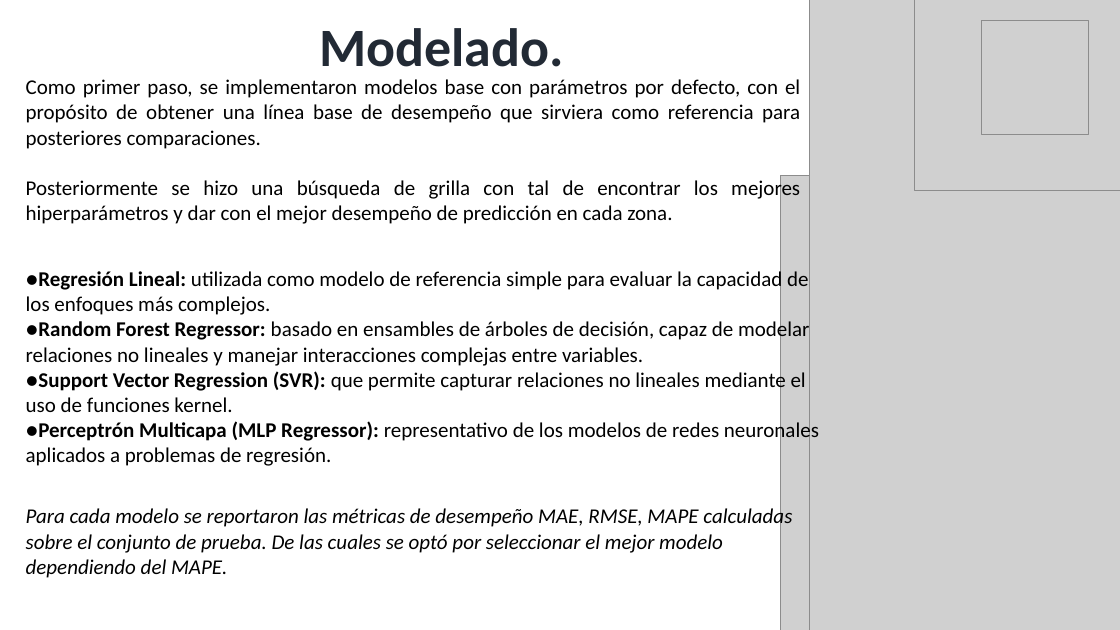
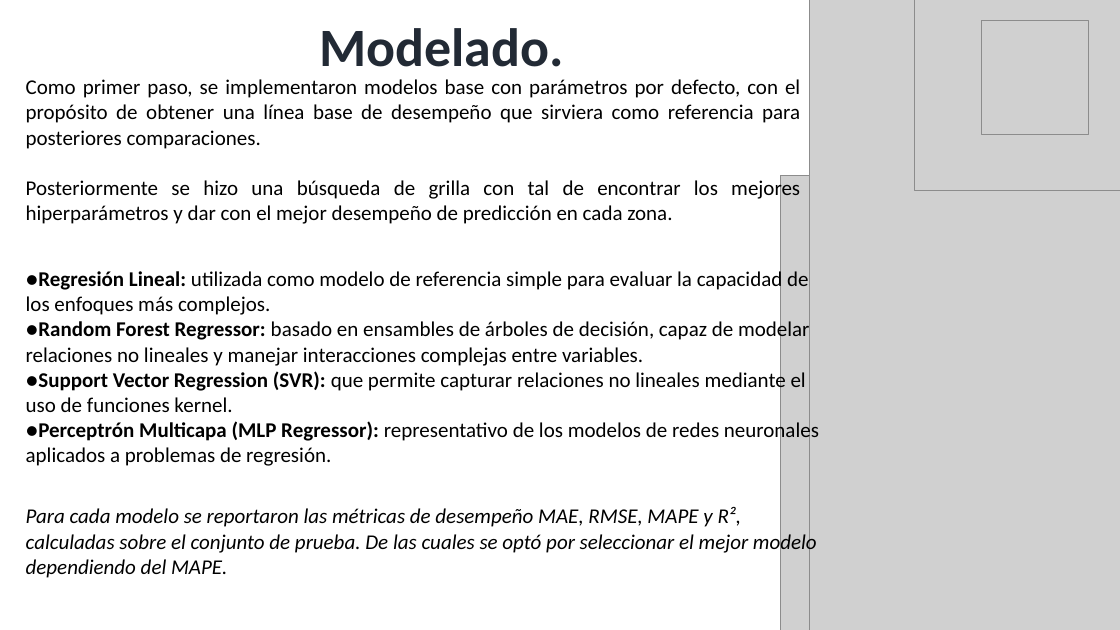
Before and after one commit to edier88/ProyectoAplicadoCienciaDatos, a slide deck: slide 13 of PRESENTA-TESIS-27012026_v6.ppsx. Drawn at 1120x630 pixels with LibreOffice and Linux fonts; fonts in the diff are those of the drawing; grey boxes stand for pictures; background and template pictures are left out. Boxes give left, top, right and bottom in pixels: in the first picture for what was removed or moved away, otherwise in the second. Text is boxed around its words. In the diff, an @@ line names an element or a change of style, - is before the commit and + after.

```diff
--- a/PRESENTA-TESIS-27012026_v6.ppsx
+++ b/PRESENTA-TESIS-27012026_v6.ppsx
@@ text at box(26, 507, 817, 578): text changed @@
-Para cada modelo se reportaron las métricas de desempeño MAE, RMSE, MAPE calculadas sobre el conjunto de prueba. De las cuales se optó por seleccionar el mejor modelo dependiendo del MAPE.
+Para cada modelo se reportaron las métricas de desempeño MAE, RMSE, MAPE y R², calculadas sobre el conjunto de prueba. De las cuales se optó por seleccionar el mejor modelo dependiendo del MAPE.
```
Also in this commit, not shown: 3 other slides changed, 1 other file.
